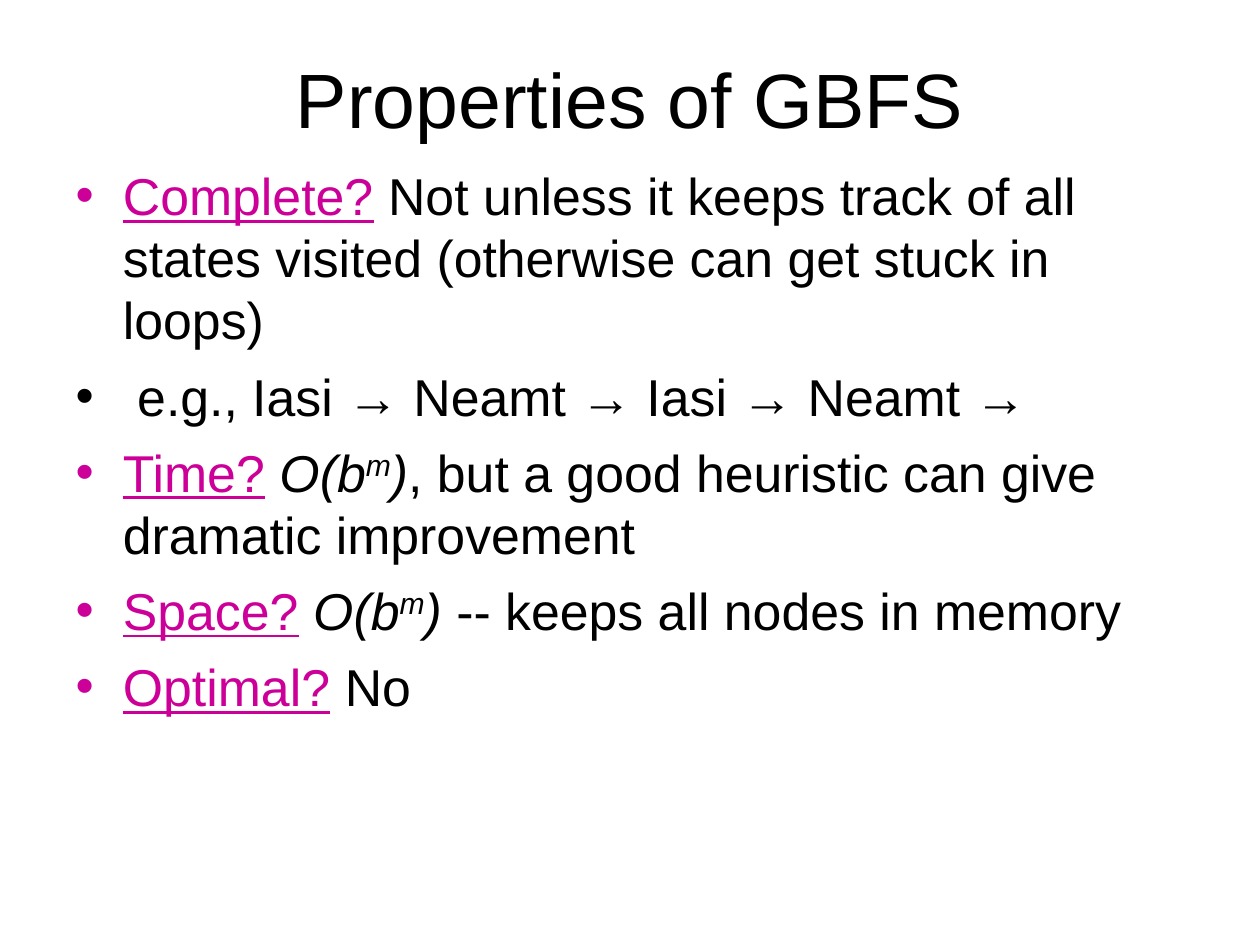
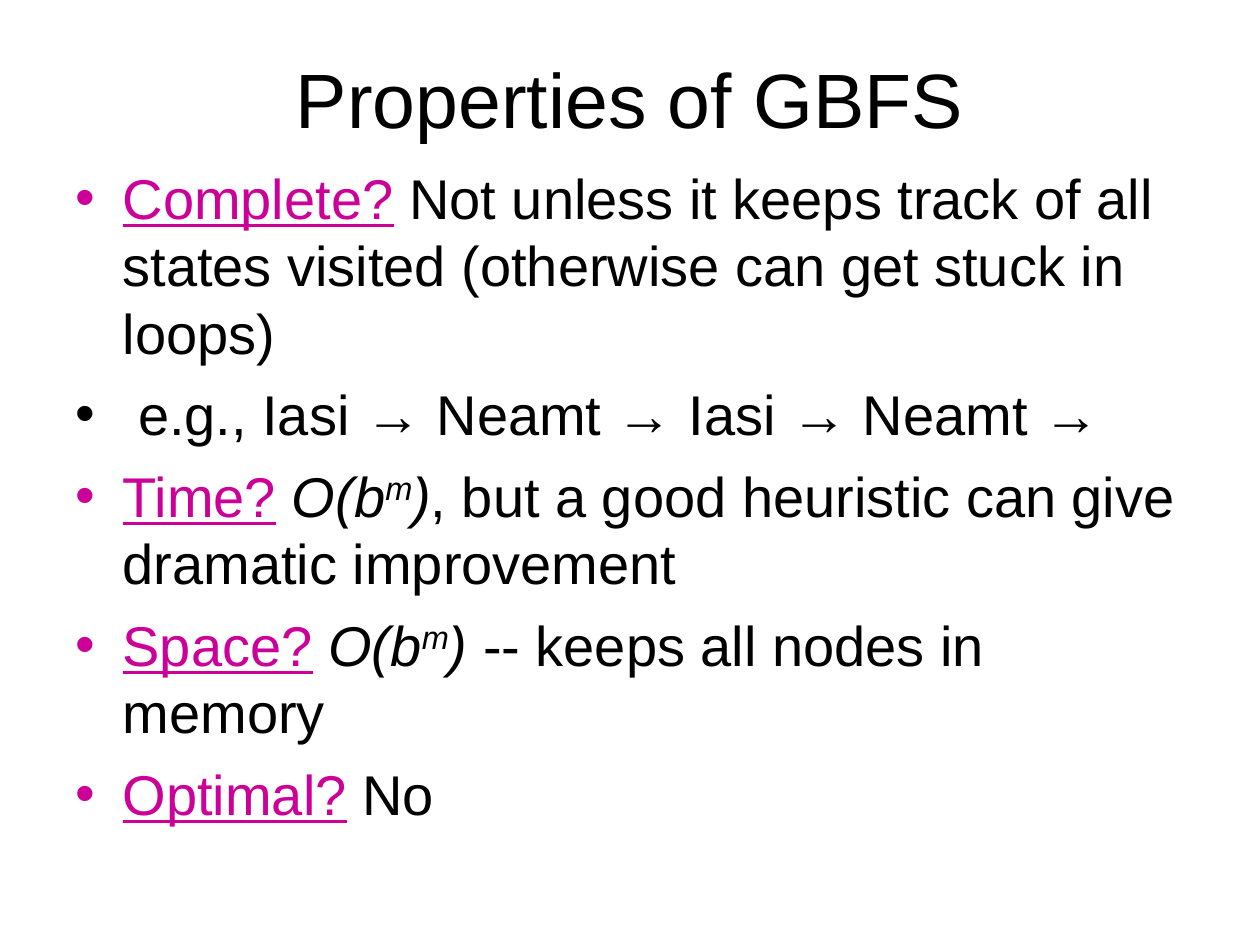
Before and after one commit to nottejas/clg-notes, a slide deck: slide 23 of AI/Unit-2/Unit 2 - Heuristics Searching.ppt. Drawn at 1260x945 pixels with LibreOffice and Linux fonts; fonts in the diff are those of the drawing. Boxes give left, top, right and bottom in pixels: in the first picture for what was removed or moved away, otherwise in the second. Text is boxed around its words. In the diff, an @@ line names an element or a change of style, - is before the commit and + after.

```diff
--- a/AI/Unit-2/Unit 2 - Heuristics Searching.ppt
+++ b/AI/Unit-2/Unit 2 - Heuristics Searching.ppt
@@ text "Complete? Not unless it keeps ..." at (123, 178, 1175, 744): size 29.6 to 32 pt @@
```
Also in this commit, not shown: 4 other slides changed, 4 other files.
